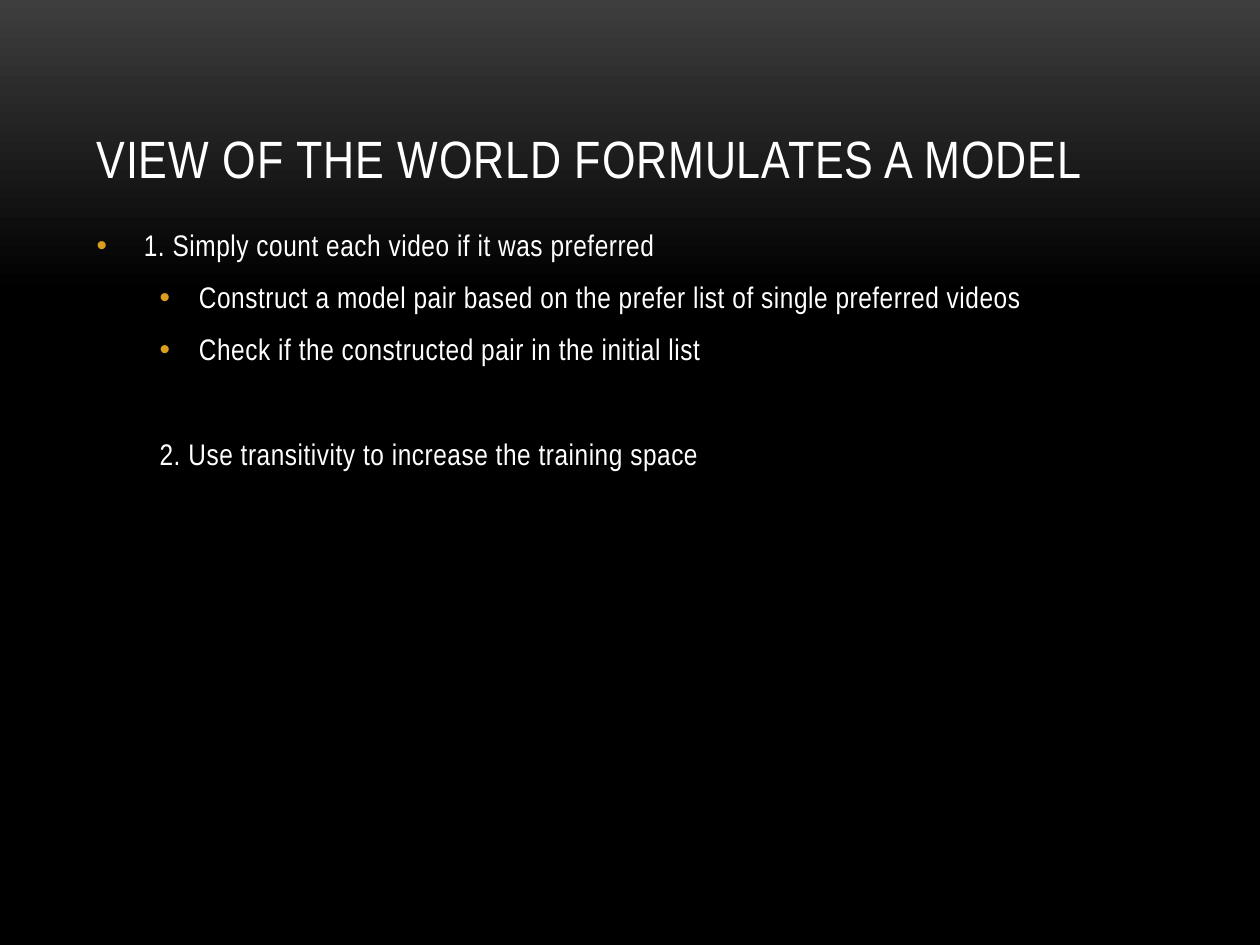
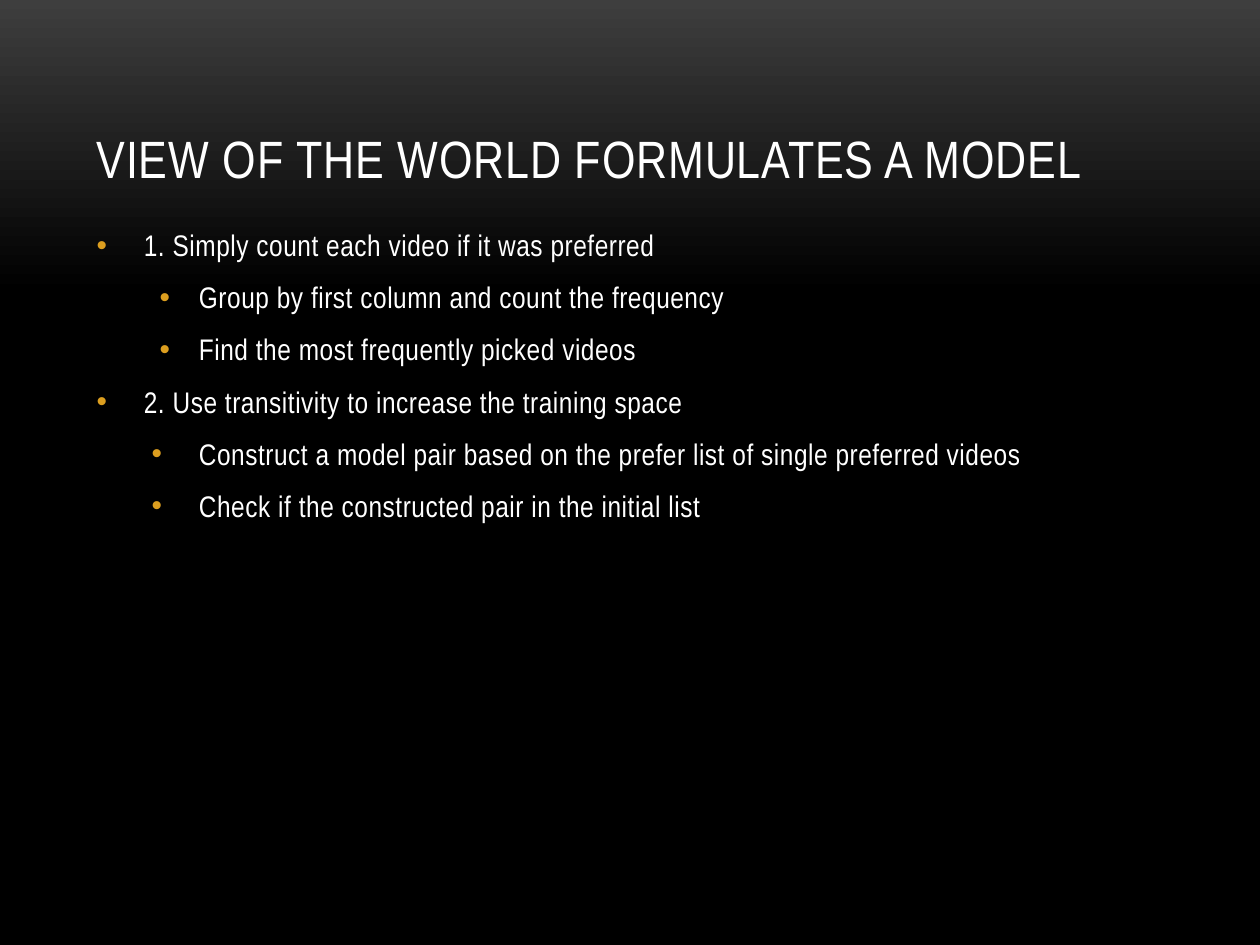
Before and after one commit to veravira/video-recom, a slide deck: slide 2 of src/main/script/sample.pptx. Drawn at 1260x945 pixels with LibreOffice and Linux fonts; fonts in the diff are those of the drawing; background and template pictures are left out. Boxes give left, top, right and bottom in pixels: in the first picture for what was removed or moved away, otherwise in the second. Text is boxed around its words. In the diff, an @@ line names an element or a change of style, - is before the commit and + after.

Commit message:
initial draft

```diff
--- a/src/main/script/sample.pptx
+++ b/src/main/script/sample.pptx
@@ text at <box>144,286,724,419</box>: paragraphs added @@
+  • Group by first column and count the frequency
+  • Find the most frequently picked videos
+  • 2. Use transitivity to increase the training space
@@ text at <box>160,443,697,471</box>: paragraph removed @@
-  2. Use transitivity to increase the training space
@@ text at <box>199,443,1020,523</box>: list level 2 to 3 in "Construct a model pair based ..."; list level 2 to 3 in "Check if the constructed pair ..." @@
```
Also in this commit, not shown: 1 other slide changed, 4 slides added, 3 other files.
